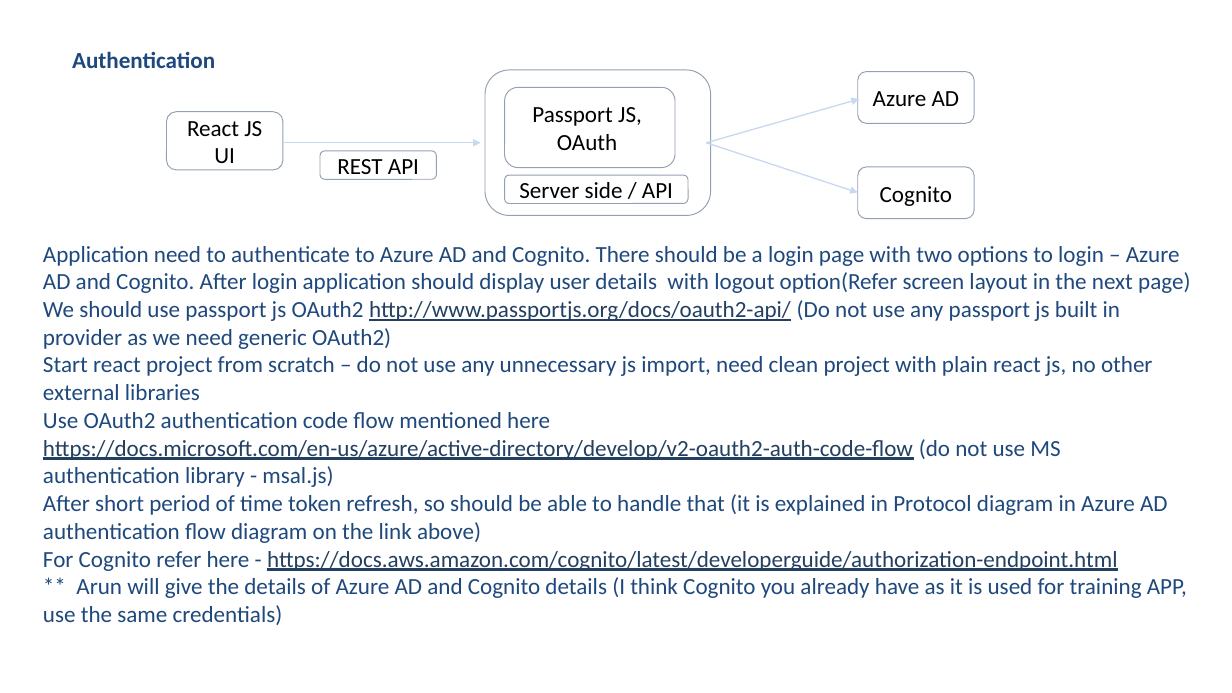
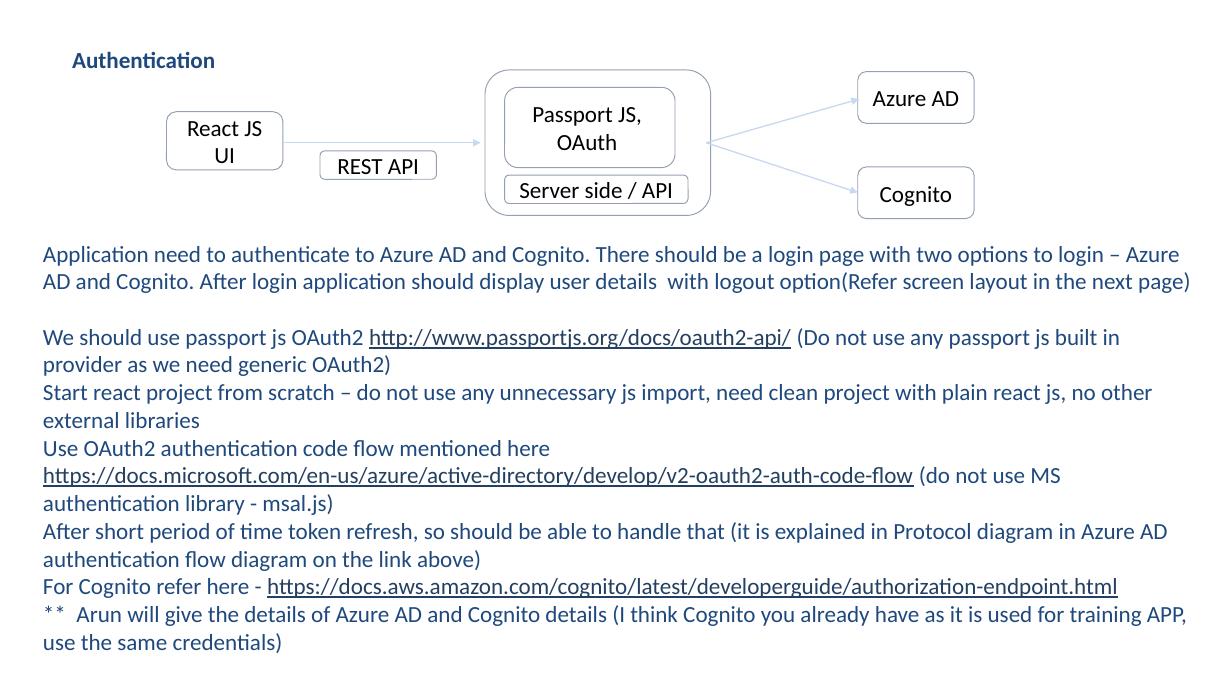
Before and after one commit to kevin10030/docxv, a slide deck: slide 1 of App_OAuth.pptx. Drawn at 1232x693 pixels with LibreOffice and Linux fonts; fonts in the diff are those of the drawing; background and template pictures are left out. Boxes give left, top, right and bottom in pixels: in the first picture for what was removed or moved away, otherwise in the second. Text is boxed around its words. In the diff, an @@ line names an element or a change of style, - is before the commit and + after.

```diff
--- a/App_OAuth.pptx
+++ b/App_OAuth.pptx
@@ text "Application need to authenticate to ..." rewrapped from <box>43,246,1190,622</box> to <box>43,246,1190,650</box> @@
```
Also in this commit, not shown: 1 other file.
